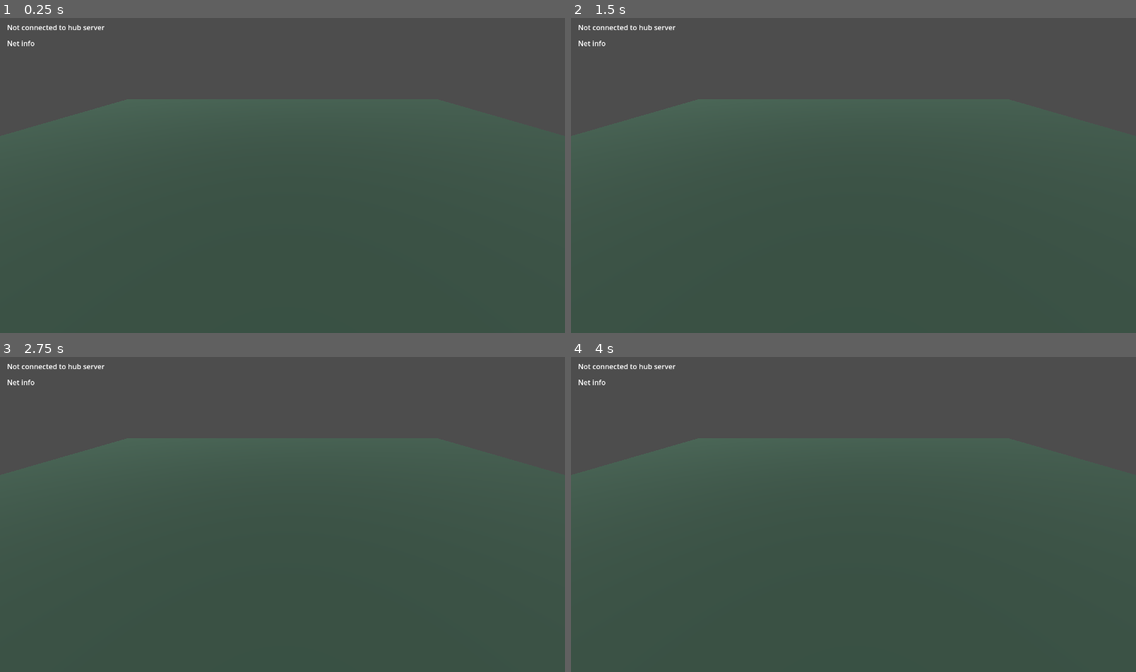
Above: before the commit, frames 1-4 (two rows, left to right).
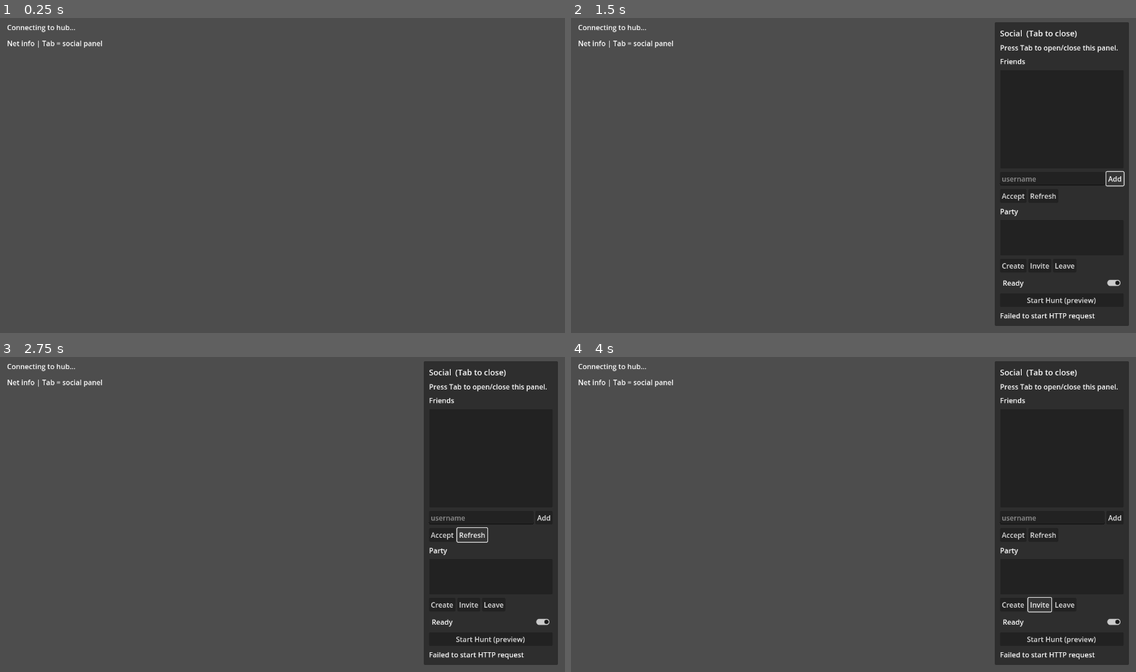
Above: after the commit, the same moments.

Repository: marka789/game_development
Game: Godot game, scene res://scenes/hub.tscn
The game is run twice, just before and just after one commit, with the same random seed, the same clock (stepped at 60 frames per second) and the same inputs. This scene is started directly instead of the project's main scene.
Inputs (mouse positions are in pixels of both pictures, inside the frame that each line leads up to):
- Up to frame 1 (0.25 s): no input
- Up to frame 2 (1.5 s): tap Enter at 0.5 s; hold D (move_right) 0.53-1.25 s; hold Tab (toggle_social, bound only after the commit) 0.53-1.25 s; click (1113, 178) at 1.25 s, where only the run after the commit has a clickable "Add"
- Up to frame 3 (2.75 s): click (474, 533) at 2 s, where only the run after the commit has a clickable "Refresh"
- Up to frame 4 (4 s): click (1011, 605) at 2.75 s, where only the run after the commit has a clickable "Create"; click (1039, 605) at 3.5 s, where only the run after the commit has a clickable "Invite"

The runs differ from the first frame. In frame 1, 0.3% of the frame differs, in the area x 1-25%, y 2-27%; in frame 2, 23%, in the area x 1-99%, y 1-98%; in frame 3, 23%; in frame 4, 23%.
Error after the commit: Parse Error: Cannot infer the type of "in_party" variable because the value doesn't have a set type. (res://scripts/world/hub.gd:156)

Commit message:
Add friends and party social panel in hub (Week 5-6)
- Social panel UI toggled with Tab: friends list, add/accept, party management
- API client methods for friends, party leave, and ready state
- Seed alice/bob friendship on dev setup; friends API returns request direction
- Party member name labels highlighted gold in the hub
- Start Hunt preview button calls API (full hunt scene in Week 7)

Co-authored-by: marka789 <marka789@users.noreply.github.com>

Diff:
--- a/client/godot/project.godot
+++ b/client/godot/project.godot
@@ -45,6 +45,11 @@
 "events": [Object(InputEventKey,"resource_local_to_scene":false,"resource_name":"","device":-1,"window_id":0,"alt_press …(192 unchanged characters)…
 ]
 }
+toggle_social={
+"deadzone": 0.5,
+"events": [Object(InputEventKey,"resource_local_to_scene":false,"resource_name":"","device":-1,"window_id":0,"alt_pressed":false,"shift_pressed":false,"ctrl_pressed":false,"meta_pressed":false,"pressed":false,"keycode":0,"physical_keycode":4194306,"key_label":0,"unicode":0,"location":0,"echo":false,"script":null)
+]
+}
 
 [rendering]
 
--- a/client/godot/scenes/hub.tscn
+++ b/client/godot/scenes/hub.tscn
@@ -1,6 +1,7 @@
-[gd_scene load_steps=3 format=3 uid="uid://hubscene001"]
+[gd_scene load_steps=4 format=3 uid="uid://hubscene001"]
 
 [ext_resource type="Script" path="res://scripts/world/hub.gd" id="1"]
+[ext_resource type="PackedScene" uid="uid://hubsocialpanel001" path="res://scenes/ui/hub_social_panel.tscn" id="2"]
 
 [sub_resource type="BoxShape3D" id="BoxShape3D_ground"]
 size = Vector3(40, 0.2, 40)
@@ -44,4 +45,6 @@
 offset_top = 52.0
 offset_right = 760.0
 offset_bottom = 84.0
-text = "Net info"
+text = "Net info | Tab = social panel"
+
+[node name="SocialPanel" parent="UI" instance=ExtResource("2")]
--- /dev/null
+++ b/client/godot/scenes/ui/hub_social_panel.tscn
@@ -0,0 +1,118 @@
+[gd_scene load_steps=2 format=3 uid="uid://hubsocialpanel001"]
+
+[ext_resource type="Script" path="res://scripts/ui/hub_social_panel.gd" id="1"]
+
+[node name="HubSocialPanel" type="PanelContainer"]
+anchors_preset = 11
+anchor_left = 1.0
+anchor_right = 1.0
+anchor_bottom = 1.0
+offset_left = -320.0
+offset_top = 16.0
+offset_right = -16.0
+offset_bottom = -16.0
+grow_horizontal = 0
+grow_vertical = 2
+script = ExtResource("1")
+
+[node name="Margin" type="MarginContainer" parent="."]
+layout_mode = 2
+theme_override_constants/margin_left = 12
+theme_override_constants/margin_top = 12
+theme_override_constants/margin_right = 12
+theme_override_constants/margin_bottom = 12
+
+[node name="VBox" type="VBoxContainer" parent="Margin"]
+layout_mode = 2
+theme_override_constants/separation = 8
+
+[node name="Title" type="Label" parent="Margin/VBox"]
+layout_mode = 2
+text = "Social  (Tab to close)"
+theme_override_font_sizes/font_size = 18
+
+[node name="Hint" type="Label" parent="Margin/VBox"]
+layout_mode = 2
+autowrap_mode = 3
+text = "Press Tab to open/close this panel."
+
+[node name="FriendsTitle" type="Label" parent="Margin/VBox"]
+layout_mode = 2
+text = "Friends"
+
+[node name="FriendsList" type="ItemList" parent="Margin/VBox"]
+unique_name_in_owner = true
+layout_mode = 2
+size_flags_vertical = 3
+custom_minimum_size = Vector2(0, 120)
+
+[node name="AddFriendRow" type="HBoxContainer" parent="Margin/VBox"]
+layout_mode = 2
+
+[node name="AddFriendField" type="LineEdit" parent="Margin/VBox/AddFriendRow"]
+unique_name_in_owner = true
+layout_mode = 2
+size_flags_horizontal = 3
+placeholder_text = "username"
+
+[node name="AddFriendButton" type="Button" parent="Margin/VBox/AddFriendRow"]
+unique_name_in_owner = true
+layout_mode = 2
+text = "Add"
+
+[node name="FriendActions" type="HBoxContainer" parent="Margin/VBox"]
+layout_mode = 2
+
+[node name="AcceptFriendButton" type="Button" parent="Margin/VBox/FriendActions"]
+unique_name_in_owner = true
+layout_mode = 2
+text = "Accept"
+
+[node name="RefreshButton" type="Button" parent="Margin/VBox/FriendActions"]
+unique_name_in_owner = true
+layout_mode = 2
+text = "Refresh"
+
+[node name="PartyTitle" type="Label" parent="Margin/VBox"]
+layout_mode = 2
+text = "Party"
+
+[node name="PartyList" type="ItemList" parent="Margin/VBox"]
+unique_name_in_owner = true
+layout_mode = 2
+custom_minimum_size = Vector2(0, 80)
+
+[node name="PartyActions" type="HBoxContainer" parent="Margin/VBox"]
+layout_mode = 2
+
+[node name="CreatePartyButton" type="Button" parent="Margin/VBox/PartyActions"]
+unique_name_in_owner = true
+layout_mode = 2
+text = "Create"
+
+[node name="InviteButton" type="Button" parent="Margin/VBox/PartyActions"]
+unique_name_in_owner = true
+layout_mode = 2
+text = "Invite"
+
+[node name="LeavePartyButton" type="Button" parent="Margin/VBox/PartyActions"]
+unique_name_in_owner = true
+layout_mode = 2
+text = "Leave"
+
+[node name="ReadyButton" type="CheckButton" parent="Margin/VBox"]
+unique_name_in_owner = true
+layout_mode = 2
+text = "Ready"
+button_pressed = true
+
+[node name="StartHuntButton" type="Button" parent="Margin/VBox"]
+unique_name_in_owner = true
+layout_mode = 2
+text = "Start Hunt (preview)"
+
+[node name="SocialStatus" type="Label" parent="Margin/VBox"]
+unique_name_in_owner = true
+layout_mode = 2
+autowrap_mode = 3
+text = "Loading social data..."
--- a/client/godot/scripts/autoload/api_client.gd
+++ b/client/godot/scripts/autoload/api_client.gd
@@ -106,3 +106,23 @@
 
 func start_hunt() -> Dictionary:
 	return await _request(HTTPClient.METHOD_POST, "/party/start-hunt")
+
+
+func fetch_friends() -> Dictionary:
+	return await _request(HTTPClient.METHOD_GET, "/friends")
+
+
+func request_friend(username: String) -> Dictionary:
+	return await _request(HTTPClient.METHOD_POST, "/friends/request", {"username": username})
+
+
+func accept_friend(username: String) -> Dictionary:
+	return await _request(HTTPClient.METHOD_POST, "/friends/accept", {"username": username})
+
+
+func leave_party() -> Dictionary:
+	return await _request(HTTPClient.METHOD_POST, "/party/leave")
+
+
+func set_party_ready(ready: bool) -> Dictionary:
+	return await _request(HTTPClient.METHOD_POST, "/party/ready", {"ready": ready})
--- /dev/null
+++ b/client/godot/scripts/ui/hub_social_panel.gd
@@ -0,0 +1,214 @@
+extends PanelContainer
+
+signal party_updated(party: Dictionary)
+
+const REFRESH_SECONDS := 3.0
+
+@onready var friends_list: ItemList = %FriendsList
+@onready var party_list: ItemList = %PartyList
+@onready var add_friend_field: LineEdit = %AddFriendField
+@onready var social_status: Label = %SocialStatus
+@onready var ready_button: Button = %ReadyButton
+@onready var invite_button: Button = %InviteButton
+@onready var create_party_button: Button = %CreatePartyButton
+@onready var leave_party_button: Button = %LeavePartyButton
+@onready var start_hunt_button: Button = %StartHuntButton
+
+var _friends: Array = []
+var _party: Dictionary = {}
+var _is_ready := true
+var _am_party_leader := false
+
+
+func _ready() -> void:
+	visible = false
+	friends_list.item_selected.connect(func(_idx: int) -> void: _update_buttons())
+	%AddFriendButton.pressed.connect(_on_add_friend_pressed)
+	%AcceptFriendButton.pressed.connect(_on_accept_friend_pressed)
+	%RefreshButton.pressed.connect(refresh_all)
+	create_party_button.pressed.connect(_on_create_party_pressed)
+	invite_button.pressed.connect(_on_invite_pressed)
+	leave_party_button.pressed.connect(_on_leave_party_pressed)
+	ready_button.toggled.connect(_on_ready_toggled)
+	start_hunt_button.pressed.connect(_on_start_hunt_pressed)
+
+	refresh_all()
+	var timer := Timer.new()
+	timer.wait_time = REFRESH_SECONDS
+	timer.autostart = true
+	timer.timeout.connect(refresh_all)
+	add_child(timer)
+
+
+func _unhandled_input(event: InputEvent) -> void:
+	if event.is_action_pressed("toggle_social"):
+		visible = not visible
+		if visible:
+			refresh_all()
+
+
+func refresh_all() -> void:
+	await _refresh_friends()
+	await _refresh_party()
+
+
+func _refresh_friends() -> void:
+	var result := await ApiClient.fetch_friends()
+	if not result.ok:
+		social_status.text = result.error
+		return
+
+	_friends = result.data.get("friends", [])
+	friends_list.clear()
+	for friend in _friends:
+		var username := str(friend.get("username", "?"))
+		var display := str(friend.get("display_name", username))
+		var status := str(friend.get("status", ""))
+		var direction := str(friend.get("direction", ""))
+		var online := "online" if friend.get("online", false) else "offline"
+		var marker := "●" if friend.get("online", false) else "○"
+
+		var line := "%s %s (%s)" % [marker, display, online]
+		if status == "pending":
+			if direction == "incoming":
+				line = "%s [accept?] %s" % [marker, display]
+			else:
+				line = "%s %s (pending)" % [marker, display]
+
+		friends_list.add_item(line)
+
+	_update_buttons()
+
+
+func _refresh_party() -> void:
+	var result := await ApiClient.fetch_party()
+	if not result.ok:
+		social_status.text = result.error
+		return
+
+	var party = result.data.get("party")
+	_party = party if typeof(party) == TYPE_DICTIONARY else {}
+	party_list.clear()
+
+	if _party.is_empty():
+		social_status.text = "No party — create one to group up."
+		_am_party_leader = false
+		invite_button.disabled = true
+		leave_party_button.disabled = true
+		ready_button.disabled = true
+		start_hunt_button.disabled = true
+		party_updated.emit({})
+		_update_buttons()
+		return
+
+	var my_username := str(GameState.profile.get("username", ""))
+	var members: Array = _party.get("members", [])
+	_am_party_leader = false
+	for member in members:
+		var username := str(member.get("username", "?"))
+		var display := str(member.get("display_name", username))
+		var leader_mark := " ★" if member.get("is_leader", false) else ""
+		var ready_mark := " [ready]" if member.get("is_ready", false) else ""
+		party_list.add_item("%s%s%s" % [display, leader_mark, ready_mark])
+		if username == my_username and member.get("is_leader", false):
+			_am_party_leader = true
+		if username == my_username:
+			_is_ready = member.get("is_ready", false)
+			ready_button.set_pressed_no_signal(_is_ready)
+
+	start_hunt_button.disabled = not _am_party_leader
+	leave_party_button.disabled = false
+	ready_button.disabled = false
+	social_status.text = "Party ready. Invite friends, then toggle Ready."
+	party_updated.emit(_party)
+	_update_buttons()
+
+
+func _selected_friend() -> Dictionary:
+	var idx := friends_list.get_selected_items()
+	if idx.is_empty():
+		return {}
+	var index: int = idx[0]
+	if index < 0 or index >= _friends.size():
+		return {}
+	return _friends[index]
+
+
+func _update_buttons() -> void:
+	var friend := _selected_friend()
+	var has_friend := not friend.is_empty()
+	var is_pending_incoming := (
+		has_friend
+		and str(friend.get("status", "")) == "pending"
+		and str(friend.get("direction", "")) == "incoming"
+	)
+	%AcceptFriendButton.disabled = not is_pending_incoming
+	var can_invite := (
+		_am_party_leader
+		and has_friend
+		and str(friend.get("status", "")) == "accepted"
+	)
+	invite_button.disabled = not can_invite
+
+
+func _on_add_friend_pressed() -> void:
+	var username := add_friend_field.text.strip_edges()
+	if username.is_empty():
+		return
+	social_status.text = "Sending friend request..."
+	var result := await ApiClient.request_friend(username)
+	social_status.text = "Friend request sent." if result.ok else result.error
+	add_friend_field.text = ""
+	await refresh_all()
+
+
+func _on_accept_friend_pressed() -> void:
+	var friend := _selected_friend()
+	if friend.is_empty():
+		return
+	var result := await ApiClient.accept_friend(str(friend.get("username", "")))
+	social_status.text = "Friend accepted." if result.ok else result.error
+	await refresh_all()
+
+
+func _on_create_party_pressed() -> void:
+	social_status.text = "Creating party..."
+	var result := await ApiClient.create_party()
+	social_status.text = "Party created." if result.ok else result.error
+	await refresh_all()
+
+
+func _on_invite_pressed() -> void:
+	var friend := _selected_friend()
+	if friend.is_empty():
+		return
+	var username := str(friend.get("username", ""))
+	social_status.text = "Inviting %s..." % username
+	var result := await ApiClient.invite_to_party(username)
+	social_status.text = "Invited %s." % username if result.ok else result.error
+	await refresh_all()
+
+
+func _on_leave_party_pressed() -> void:
+	var result := await ApiClient.leave_party()
+	social_status.text = "Left party." if result.ok else result.error
+	await refresh_all()
+
+
+func _on_ready_toggled(pressed: bool) -> void:
+	var result := await ApiClient.set_party_ready(pressed)
+	if not result.ok:
+		social_status.text = result.error
+		ready_button.set_pressed_no_signal(_is_ready)
+		return
+	_is_ready = pressed
+	await refresh_all()
+
+
+func _on_start_hunt_pressed() -> void:
+	social_status.text = "Starting hunt..."
+	var result := await ApiClient.start_hunt()
+	if not result.ok:
+		social_status.text = result.error
+		return
+	social_status.text = "Hunt session created (scene coming Week 7)."
--- a/client/godot/scripts/world/hub.gd
+++ b/client/godot/scripts/world/hub.gd
@@ -12,9 +12,11 @@
 @onready var net_label: Label = %NetLabel
 @onready var players_root: Node3D = %Players
 @onready var fallback_camera: Camera3D = %FallbackCamera
+@onready var social_panel: PanelContainer = %SocialPanel
 
 var _spawn_index := 0
 var _players_by_peer: Dictionary = {}
+var _party_usernames: Array[String] = []
 
 
 func _ready() -> void:
@@ -23,6 +25,8 @@
 	HubNetwork.peer_authenticated.connect(_on_peer_authenticated)
 	HubNetwork.peer_disconnected.connect(_on_peer_disconnected)
 	HubNetwork.authentication_failed.connect(_on_authentication_failed)
+	if social_panel:
+		social_panel.party_updated.connect(_on_party_updated)
 
 	players_root.child_entered_tree.connect(func(_child: Node) -> void: _update_net_info())
 	players_root.child_exiting_tree.connect(func(_child: Node) -> void: _update_net_info())
@@ -74,6 +78,8 @@
 	player.global_position = spawn_pos
 	players_root.add_child(player, true)
 	_players_by_peer[peer_id] = player
+	if player.has_method("set_party_highlight"):
+		player.set_party_highlight(player.username in _party_usernames)
 	_update_net_info()
 
 	if player.is_multiplayer_authority():
@@ -133,10 +139,28 @@
 	status_label.text = text
 
 
+func _on_party_updated(party: Dictionary) -> void:
+	_party_usernames.clear()
+	if party.is_empty():
+		_apply_party_highlights()
+		return
+	for member in party.get("members", []):
+		_party_usernames.append(str(member.get("username", "")))
+	_apply_party_highlights()
+
+
+func _apply_party_highlights() -> void:
+	for child in players_root.get_children():
+		var player := child as CharacterBody3D
+		if player and player.has_method("set_party_highlight"):
+			var in_party := player.username in _party_usernames
+			player.set_party_highlight(in_party)
+
+
 func _update_net_info() -> void:
 	var player_count := players_root.get_child_count()
 	if HubNetwork.is_hub_server:
-		net_label.text = "Server | players: %s | WASD to move" % player_count
+		net_label.text = "Server | players: %s | WASD to move | Tab = social" % player_count
 	else:
 		var my_id := multiplayer.get_unique_id()
-		net_label.text = "Client #%s | players: %s | WASD to move" % [my_id, player_count]
+		net_label.text = "Client #%s | players: %s | WASD | Tab = social" % [my_id, player_count]
--- a/client/godot/scripts/world/player.gd
+++ b/client/godot/scripts/world/player.gd
@@ -1,6 +1,7 @@
 extends CharacterBody3D
 
 @export var player_name := "Hunter"
+@export var username := ""
 @export var skin_color := Color.from_string("#6EC6FF", Color.CYAN)
 
 const MOVE_SPEED := 6.0
@@ -20,8 +21,14 @@
 
 func configure(profile: Dictionary) -> void:
 	player_name = str(profile.get("displayName", profile.get("display_name", "Hunter")))
+	username = str(profile.get("username", ""))
 	skin_color = Color.from_string(str(profile.get("skinColor", profile.get("skin_color", "#6EC6FF"))), Color.CYAN)
 	_apply_visuals()
+
+
+func set_party_highlight(active: bool) -> void:
+	if name_label:
+		name_label.modulate = Color(1.0, 0.85, 0.2) if active else Color.WHITE
 
 
 func _apply_visuals() -> void:
Not shown, changed: README.md
Not shown, changed: docs/GETTING_STARTED.md
Not shown, changed: platform/src/db/seed.ts
Not shown, changed: platform/src/routes/friends.ts
